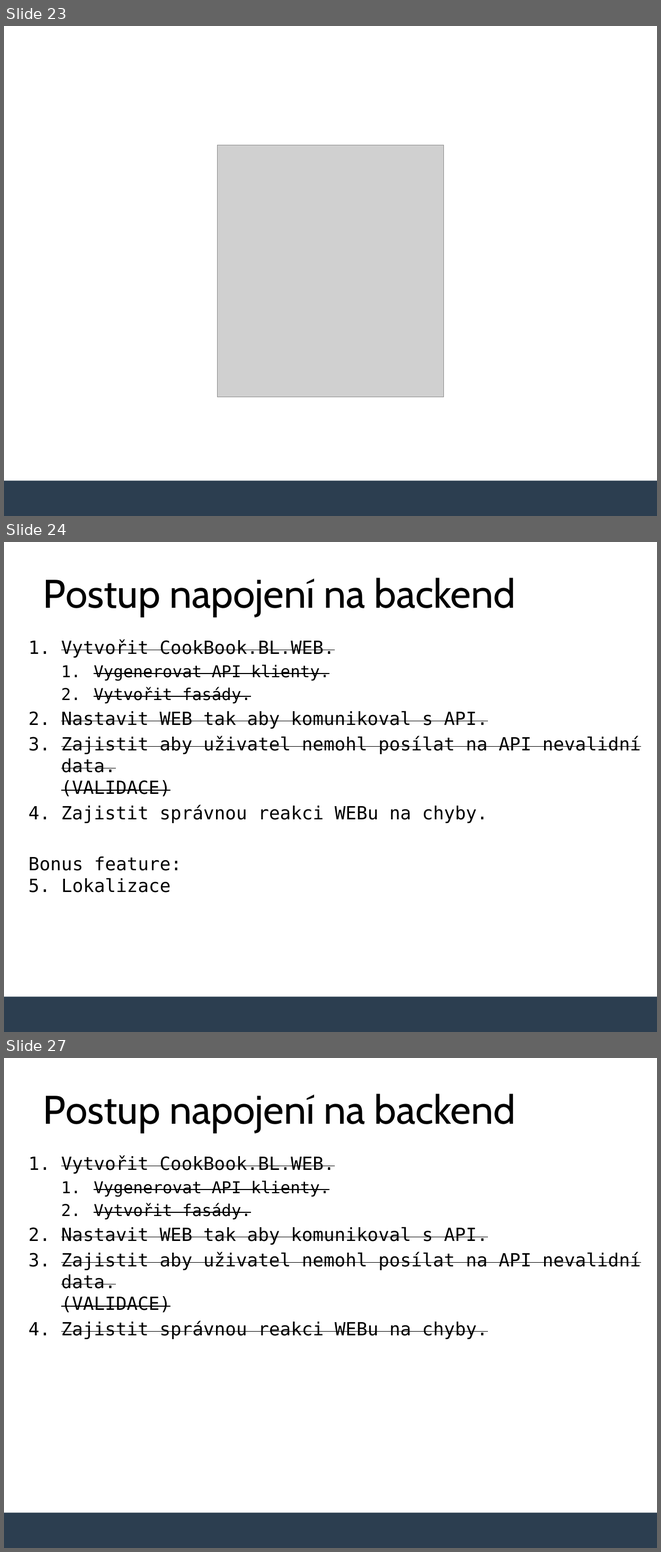
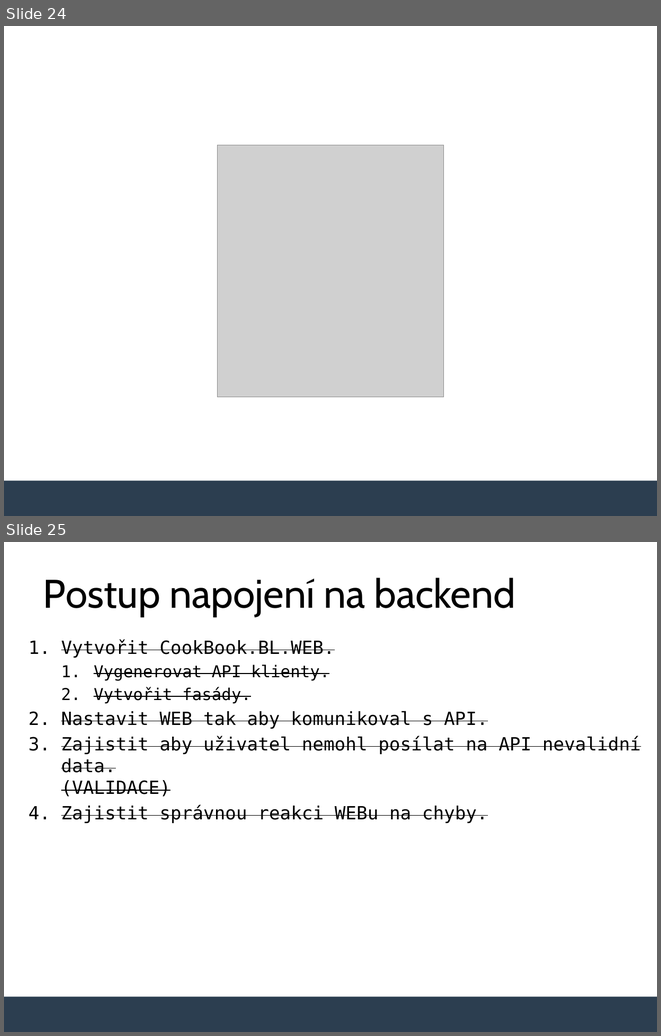
Before and after one commit to MichalTichy/Lecture-Integrating-Blazor-with-Backend, a slide deck: slides.pptx. Shown one above the other, each under a label of ours: slides 23, 24 and 27 before the commit, slides 24 and 25 after it; the slides between them are not shown. The pictures are 661x1552 and 661x1036 pixels, drawn with LibreOffice and Linux fonts; fonts in the diff are those of the drawing; grey boxes stand for pictures; background and template pictures are left out. Boxes give left, top, right and bottom in pixels: in the first picture for what was removed or moved away, otherwise in the second. Text is boxed around its words. In the diff, an @@ line names an element or a change of style, - is before the commit and + after.

```diff
--- a/slides.pptx
+++ b/slides.pptx
@@ slide 24 removed at box(4, 542, 657, 1032), background #FFFFFF; not listed: 1 template element that a slide beside it also shows @@
@@ title removed at box(43, 578, 515, 616) @@
-Postup napojení na backend
@@ text removed at box(28, 640, 641, 892) @@
-1. Vytvořit CookBook.BL.WEB.
-  1. Vygenerovat API klienty.
-  2. Vytvořit fasády.
-2. Nastavit WEB tak aby komunikoval s API.
-3. Zajistit aby uživatel nemohl posílat na API nevalidní data.
-   (VALIDACE)
-4. Zajistit správnou reakci WEBu na chyby.
-Bonus feature:
-5. Lokalizace
@@ what was slide 23 is now slide 24 @@
@@ what was slide 27 is now slide 25 @@
```
Also in this commit, not shown: 6 slides changed, 3 slides added, 4 other slides removed.
